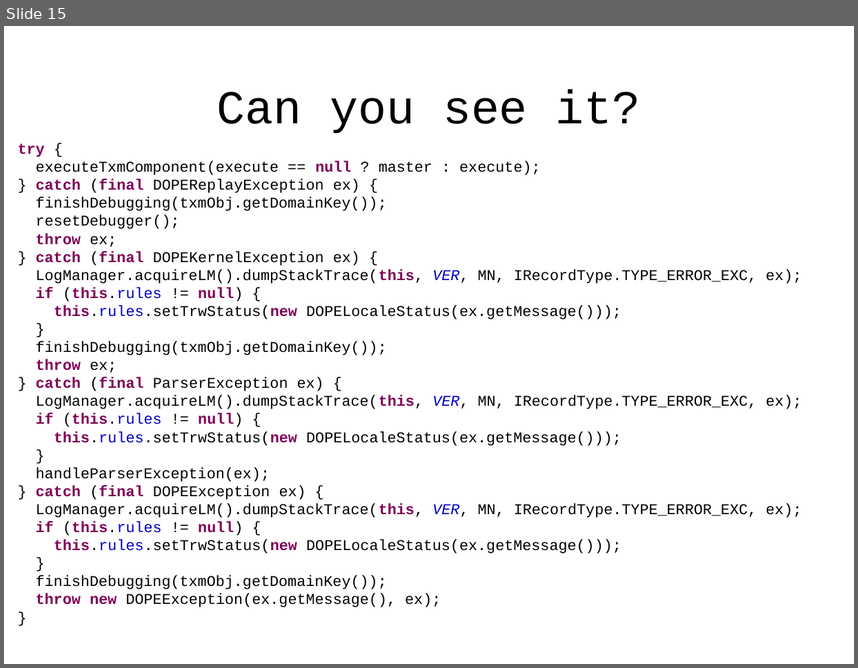
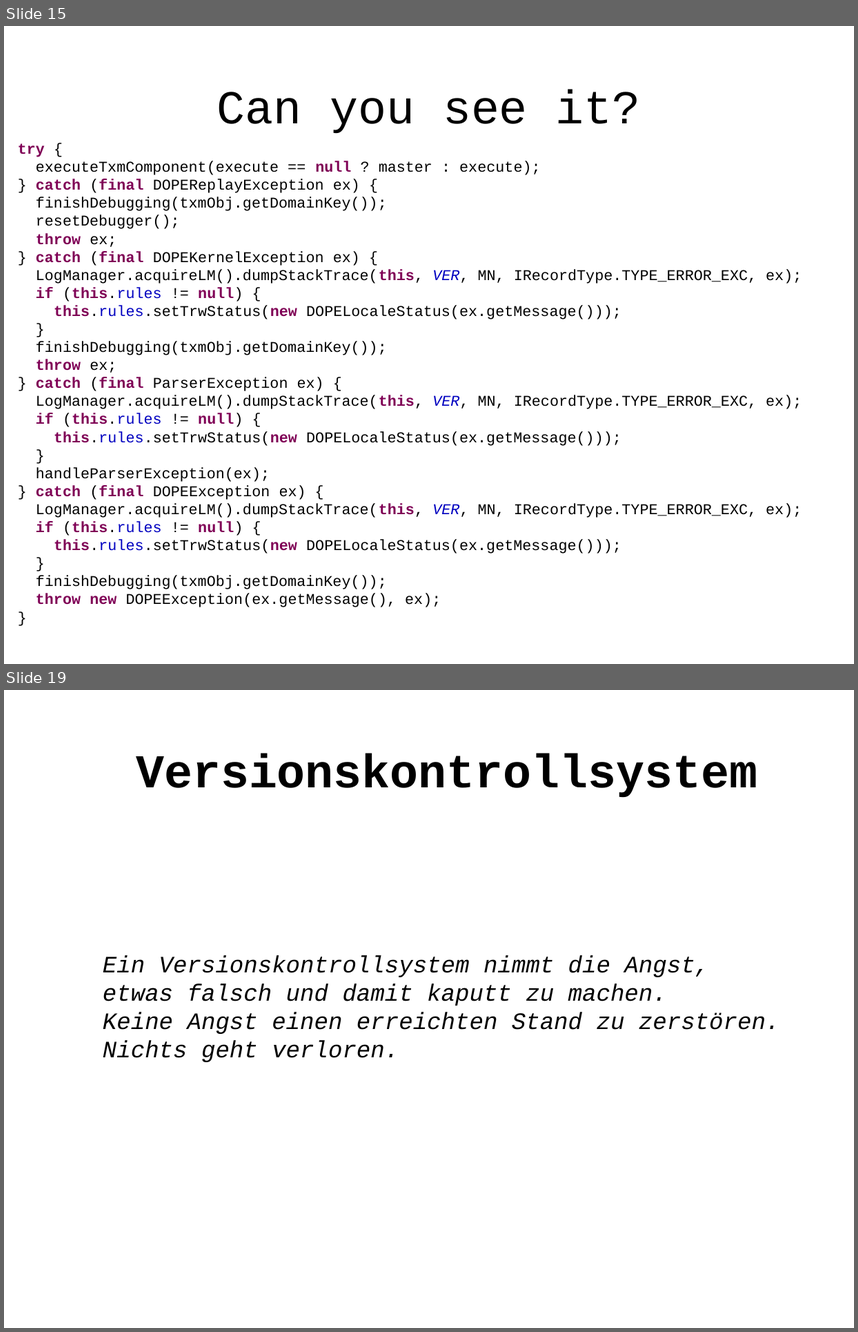
Before and after one commit to Weltraumschaf/Slides, a slide deck: CleanCodeDeveloper/RoterDan1/CCD_Roter_Dan_1.odp. Shown one above the other, each under a label of ours: slide 15 before the commit, slides 15 and 19 after it; the slides between them are not shown. The pictures are 858x668 and 858x1332 pixels, drawn with LibreOffice and Linux fonts; fonts in the diff are those of the drawing. Boxes give left, top, right and bottom in pixels: in the first picture for what was removed or moved away, otherwise in the second. Text is boxed around its words. In the diff, an @@ line names an element or a change of style, - is before the commit and + after.

```diff
--- a/CleanCodeDeveloper/RoterDan1/CCD_Roter_Dan_1.odp
+++ b/CleanCodeDeveloper/RoterDan1/CCD_Roter_Dan_1.odp
@@ slide 19 added at <box>4,690,854,1328</box>, background #FFFFFF @@
@@ title added at <box>136,753,757,798</box>, 44 pt, text #000000, bold @@
+  Versionskontrollsystem
@@ text added at <box>103,955,780,1062</box>, 22 pt, text #000000, italic @@
+Ein Versionskontrollsystem nimmt die Angst, etwas falsch und damit kaputt zu machen.
+Keine Angst einen erreichten Stand zu zerstören.
+Nichts geht verloren.
```
Also in this commit, not shown: 3 slides changed, 8 other slides added, 3 slides removed, 3 other files.
